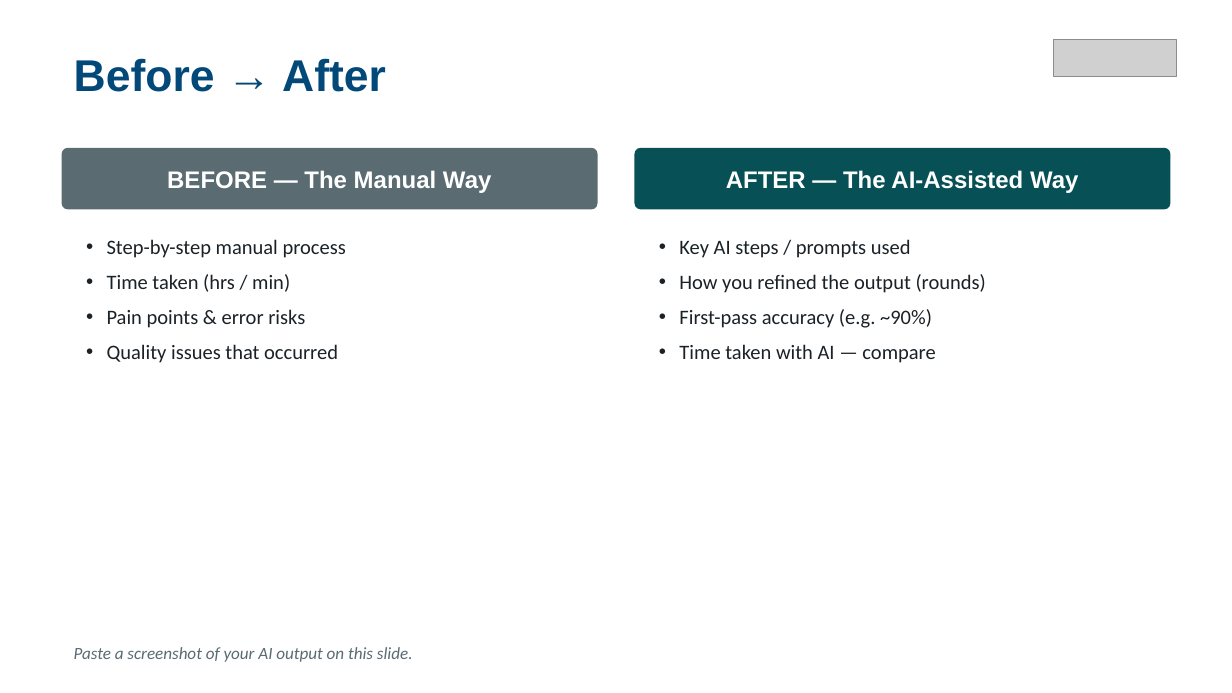
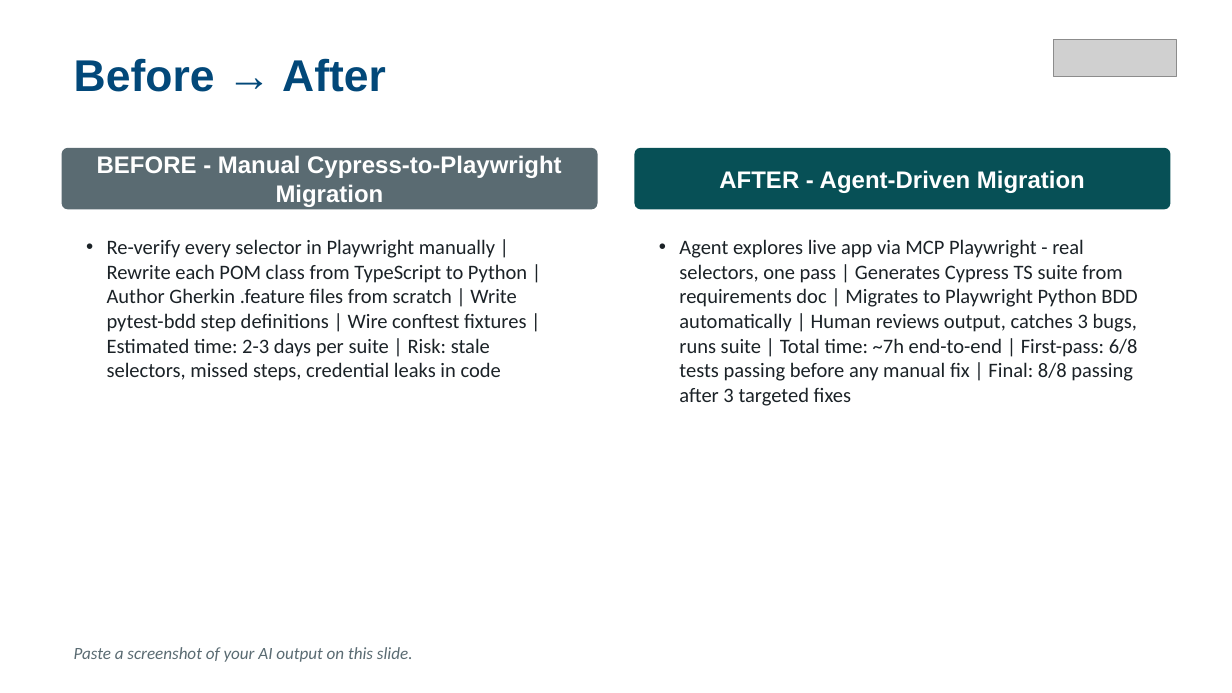
Before and after one commit to ajulian35/migration-cypress-to-playwright, a slide deck: slide 5 of docs/AI_Capstone_Template_L1 op 4.pptx. Drawn at 1232x693 pixels with LibreOffice and Linux fonts; fonts in the diff are those of the drawing; grey boxes stand for pictures. Boxes give left, top, right and bottom in pixels: in the first picture for what was removed or moved away, otherwise in the second. Text is boxed around its words. In the diff, an @@ line names an element or a change of style, - is before the commit and + after.

```diff
--- a/docs/AI_Capstone_Template_L1 op 4.pptx
+++ b/docs/AI_Capstone_Template_L1 op 4.pptx
@@ text at (97, 155, 562, 207): text changed @@
-BEFORE — The Manual Way
+BEFORE - Manual Cypress-to-Playwright Migration
@@ text at (719, 170, 1085, 193): text changed @@
-AFTER — The AI-Assisted Way
+AFTER - Agent-Driven Migration
@@ text at (107, 239, 527, 381): text changed @@
-• Step-by-step manual process
-• Time taken (hrs / min)
-• Pain points & error risks
-• Quality issues that occurred
+• Re-verify every selector in Playwright manually | Rewrite each POM class from TypeScript to Python | Author Gherkin .feature files from scratch | Write pytest-bdd step definitions | Wire conftest fixtures | Estimated time: 2-3 days per suite | Risk: stale selectors, missed steps, credential leaks in code
@@ text at (679, 239, 1138, 406): text changed @@
-• Key AI steps / prompts used
-• How you refined the output (rounds)
-• First-pass accuracy (e.g. ~90%)
-• Time taken with AI — compare
+• Agent explores live app via MCP Playwright - real selectors, one pass | Generates Cypress TS suite from requirements doc | Migrates to Playwright Python BDD automatically | Human reviews output, catches 3 bugs, runs suite | Total time: ~7h end-to-end | First-pass: 6/8 tests passing before any manual fix | Final: 8/8 passing after 3 targeted fixes
```
Also in this commit, not shown: 9 other slides changed.
